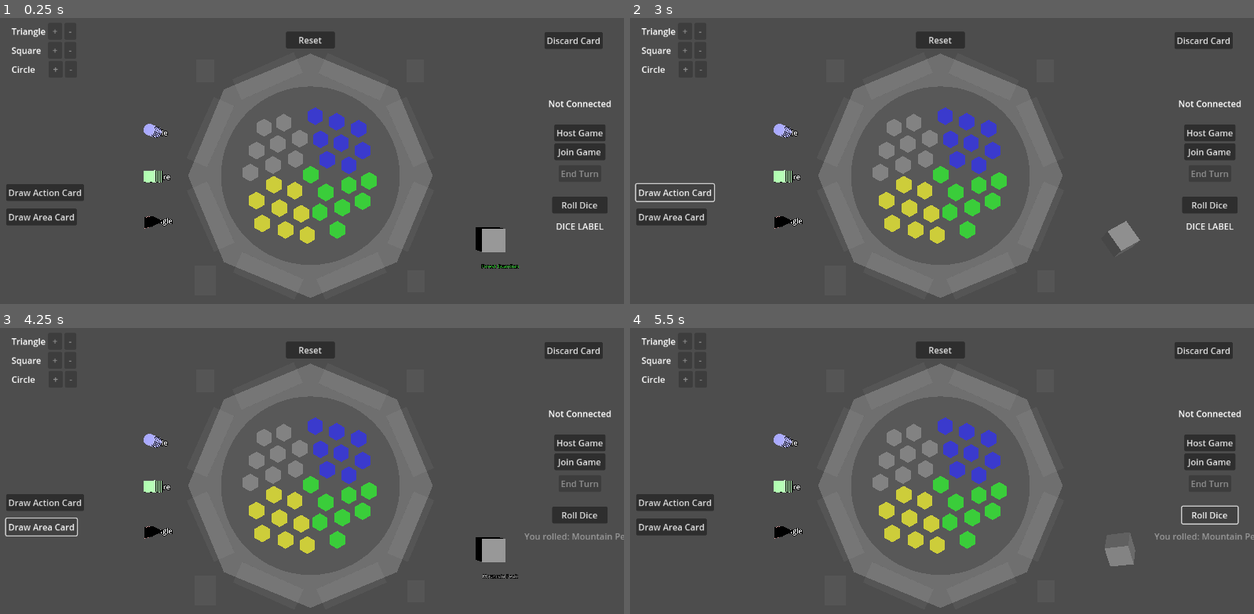
Above: before the commit, frames 1-4 (two rows, left to right).
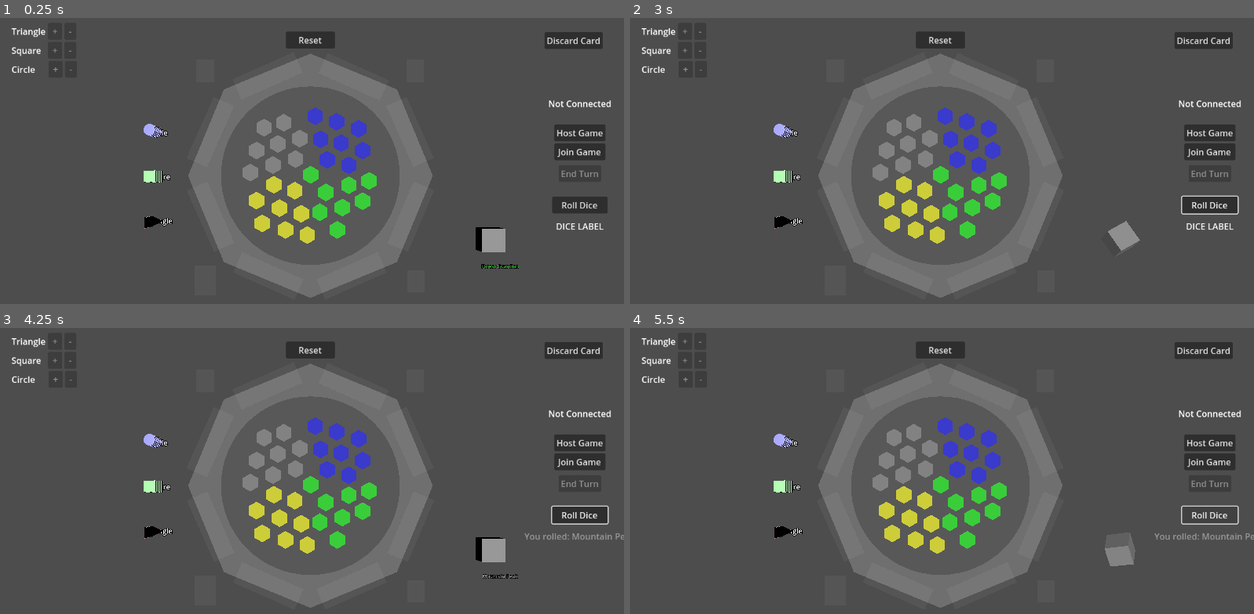
Above: after the commit, the same moments.

Repository: adtpdn/card-editor
Game: Godot game, scene res://game.tscn
Two runs of this game, one before a commit and one after it. Both use one fixed random seed, a clock stepped at 60 frames per second and the inputs below. The project has no main scene, so this scene is started directly.
Inputs (mouse positions are in pixels of both pictures, inside the frame that each line leads up to):
- Up to frame 1 (0.25 s): no input
- Up to frame 2 (3 s): click "Host Game" at 0.5 s; click "Discard Card" at 1.25 s; click "Roll Dice" at 2 s; click (673, 192) at 2.75 s, where only the run before the commit has a clickable "Draw Action Card"
- Up to frame 3 (4.25 s): click (43, 528) at 3.5 s, where only the run before the commit has a clickable "Draw Area Card"
- Up to frame 4 (5.5 s): click "Discard Card" at 4.25 s; click "Roll Dice" at 5 s

The runs differ from the first frame. In frame 1, 1.2% of the frame differs, in the area x 1-14%, y 58-73%; in frame 2, 1.0%; in frame 3, 1.0%; in frame 4, 1.2%.

Commit message:
fixed color generated by players order ( player_id )

Diff:
--- a/game.gd
+++ b/game.gd
@@ -19,6 +19,14 @@
 var max_players = 4  # Maximum players allowed
 var player_hands = {}  # Store each player's hand data
 var player_slots = []  # Track occupied player slots
+var player_colors = {}  # Mapping of player IDs to colors
+
+const PLAYER_COLORS = [
+	Color(1, 0, 0),     # Red
+	Color(0, 1, 0),     # Green
+	Color(0, 0, 1),     # Blue
+	Color(1, 1, 0)      # Yellow
+]
 
 # ━━━━━━━━━━━━━━━━━━━━━━━━━━━━━━━━
 # Card System Dependencies
@@ -148,7 +156,7 @@
 	dice_manager.roll_completed.connect(_on_dice_roll_completed)
 
 	# Camera setup
-	var camera = $Camera3D
+	# var camera = $Camera3D
 
 	# Set up area picking
 	_setup_area_picking(action_area)
@@ -205,6 +213,9 @@
 		setup_player(host_id)
 		start_game()
 
+		# Set host's color immediately
+		player_colors[host_id] = PLAYER_COLORS[0]  # First color for host
+
 func _on_join_pressed():
 	var error = multiplayer_peer.create_client("localhost", PORT)
 	if error == OK:
@@ -230,6 +241,13 @@
 
 		# Initialize new player's hand tracking
 		player_hands[new_peer_id] = []
+
+		# Assign a color to the new player
+		var color_index = players.size() - 1
+		if color_index < PLAYER_COLORS.size():
+			player_colors[new_peer_id] = PLAYER_COLORS[color_index]
+			# Sync colors to all clients including the new one
+			rpc("sync_player_colors", player_colors)
 
 		# Find first available slot
 		var slot_index = player_slots.find(false)
@@ -987,6 +1005,11 @@
 	players = current_players
 	game_started = is_game_started
 
+	# Sync player colors
+	if multiplayer.is_server():
+		# Server sends color mapping to new client
+		rpc("sync_player_colors", player_colors)
+
 	# Replay all placed cards
 	for placement in current_placed_cards:
 		var player_id = placement.get("player_id", 1)
@@ -998,6 +1021,15 @@
 		player_hands[multiplayer.get_unique_id()].is_empty()
 	):
 		rpc_id(1, "request_initial_cards")
+
+@rpc("any_peer", "call_local")
+func sync_player_colors(colors: Dictionary):
+	player_colors = colors.duplicate()
+	# Update existing tokens
+	if $Tokens:
+		for token in $Tokens.get_children():
+			if token.has_method("update_token_display"):
+				token.update_token_display()
 
 func remove_card_from_player_hand(player_id: int, card_index: int) -> void:
 	if !player_hands.has(player_id):
@@ -1318,6 +1350,11 @@
 	players = current_players
 	game_started = true
 
+	# Assign colors to existing players
+	for i in range(players.size()):
+		if i < PLAYER_COLORS.size():
+			player_colors[players[i]] = PLAYER_COLORS[i]
+
 @rpc("any_peer", "call_local")
 func add_player(player_id):
 	if not players.has(player_id):
--- a/game.tscn
+++ b/game.tscn
@@ -393,7 +393,9 @@
 anchor_top = 1.0
 anchor_right = 1.0
 anchor_bottom = 1.0
+offset_left = 322.0
 offset_top = -140.0
+offset_right = -322.0
 grow_horizontal = 2
 grow_vertical = 0
 
@@ -417,6 +419,7 @@
 rotation_curve = ExtResource("4_lbysu")
 
 [node name="DrawActionButton" type="Button" parent="."]
+visible = false
 offset_left = 17.0
 offset_top = 319.0
 offset_right = 160.0
@@ -424,6 +427,7 @@
 text = "Draw Action Card"
 
 [node name="DrawAreaButton" type="Button" parent="."]
+visible = false
 offset_left = 17.0
 offset_top = 364.0
 offset_right = 147.0
--- a/token_3d.gd
+++ b/token_3d.gd
@@ -8,6 +8,7 @@
 @onready var outline_mesh: MeshInstance3D = $OutlineMesh  # Outer ring mesh
 @onready var token_mesh: MeshInstance3D = $TokenMesh  # Inner token mesh
 @onready var mesh_instance: MeshInstance3D = $MeshInstance3D
+@onready var game = get_node("/root/Game")
 
 var owner_id: int = -1
 
@@ -22,6 +23,14 @@
 	BiomeType.DESERT: Color(0.8, 0.8, 0.2),  # Yellow
 	BiomeType.MOUNTAIN: Color(0.5, 0.5, 0.5), # Gray
 	BiomeType.WATER: Color(0.2, 0.2, 0.8)     # Blue
+}
+
+# Add player color mapping
+const PLAYER_COLORS = {
+	1: Color(1, 0, 0),     # Host/Player 1 (Red)
+	2: Color(0, 1, 0),     # Player 2 (Green)
+	3: Color(0, 0, 1),     # Player 3 (Blue)
+	4: Color(1, 1, 0)      # Player 4 (Yellow)
 }
 
 func set_token_data(b_type: BiomeType, t_type: TokenType, p_id: int = -1):
@@ -43,12 +52,18 @@
 func update_token_display():
 	var material = StandardMaterial3D.new()
 	var outline_material = StandardMaterial3D.new()
+
+	# Set biome color
 	if token_mesh and biome_type in BIOME_COLORS:
 		material.albedo_color = BIOME_COLORS[biome_type]
 		token_mesh.material_override = material
-	if owner_id == 1:  # Host
-		outline_material.albedo_color = Color(1, 0.8, 0)  # Gold color for host
-		outline_mesh.material_override = outline_material
-	else:  # Client
-		outline_material.albedo_color = Color(0, 0.8, 1)  # Blue color for client
-		outline_mesh.material_override = outline_material
+
+	# Set player-specific outline color
+	if game && game.player_colors.has(owner_id):
+		outline_material.albedo_color = game.player_colors[owner_id]
+		print("Setting token color for player ", owner_id, ": ", game.player_colors[owner_id])
+	else:
+		print("No color found for player ", owner_id)
+		outline_material.albedo_color = Color(0.5, 0.5, 0.5)  # Gray
+
+	outline_mesh.material_override = outline_material
